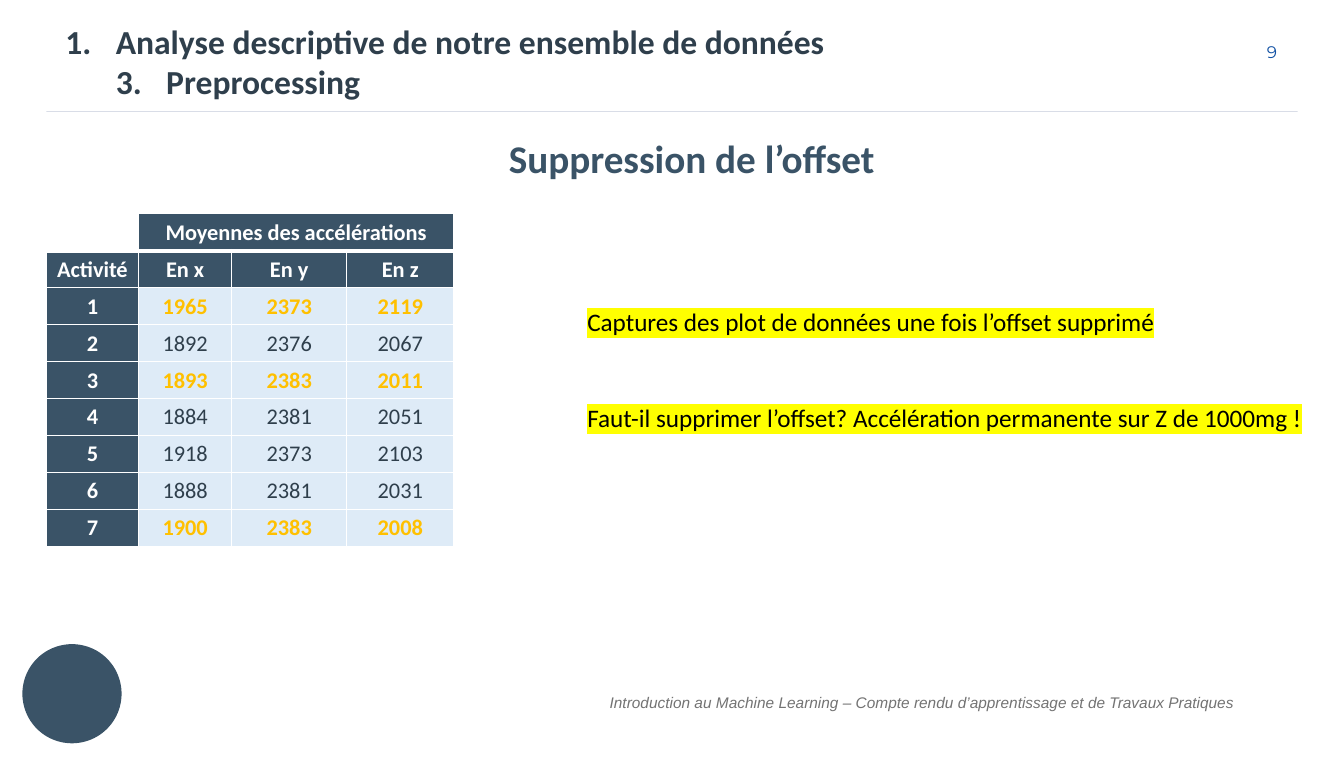
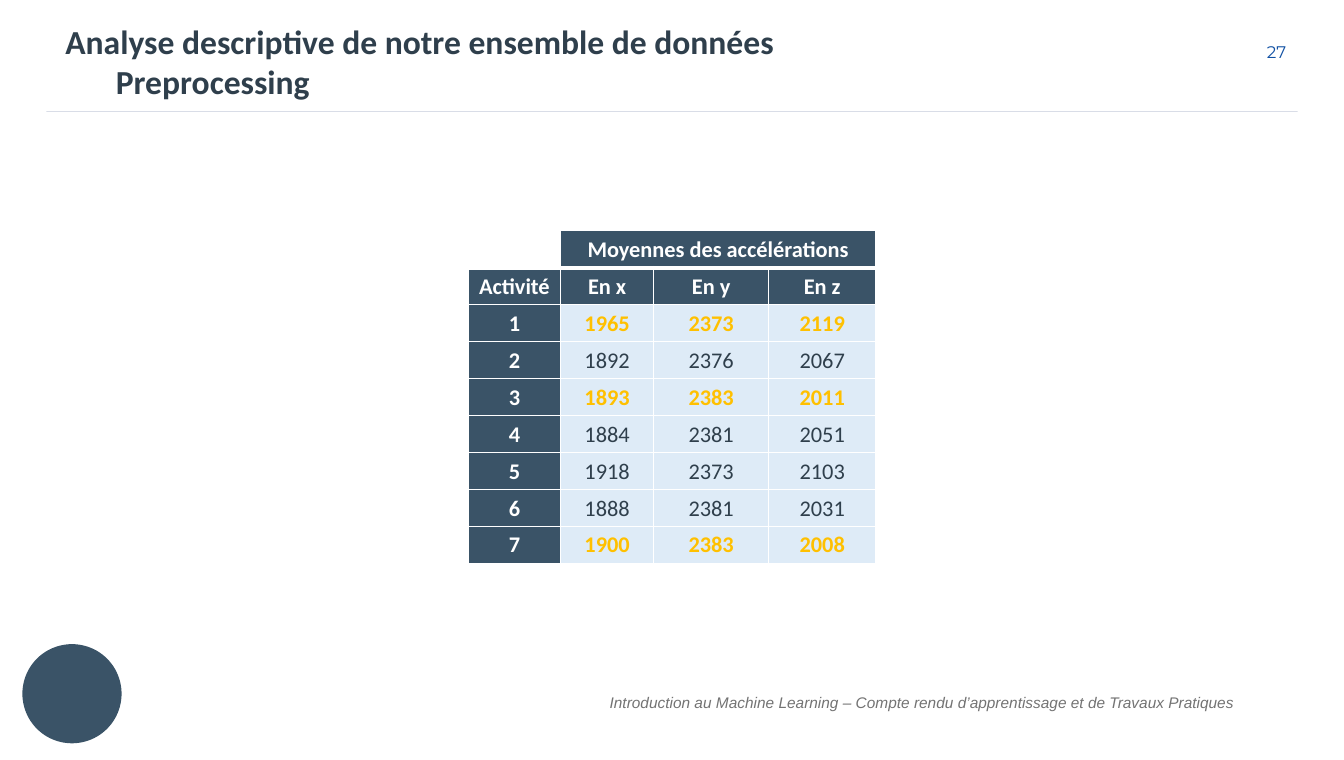
Before and after one commit to will-afs/IML, a slide deck: slide 28 of doc/Rapport.pptx (slide 10 before the commit). Drawn at 1344x760 pixels with LibreOffice and Linux fonts; fonts in the diff are those of the drawing; background and template pictures are left out. Boxes give left, top, right and bottom in pixels: in the first picture for what was removed or moved away, otherwise in the second. Text is boxed around its words. In the diff, an @@ line names an element or a change of style, - is before the commit and + after.

```diff
--- a/doc/Rapport.pptx
+++ b/doc/Rapport.pptx
@@ text "Analyse descriptive de notre ensemble ..." at (65,30,773,100): bullet 1. to none @@
@@ page number at (1267,46,1286,58): text changed @@
-9
+27
@@ text removed at (509,144,875,179) @@
-Suppression de l’offset
@@ table: place and size @@
-table at (46,214,453,546)
+table at (468,231,876,563)
@@ text removed at (587,313,1154,335) @@
-Captures des plot de données une fois l’offset supprimé
@@ text removed at (587,409,1287,432) @@
-Faut-il supprimer l’offset? Accélération permanente sur Z de 1000mg !
```
Also in this commit, not shown: 11 other slides changed, 7 slides added, 6 slides removed, 26 other files.
